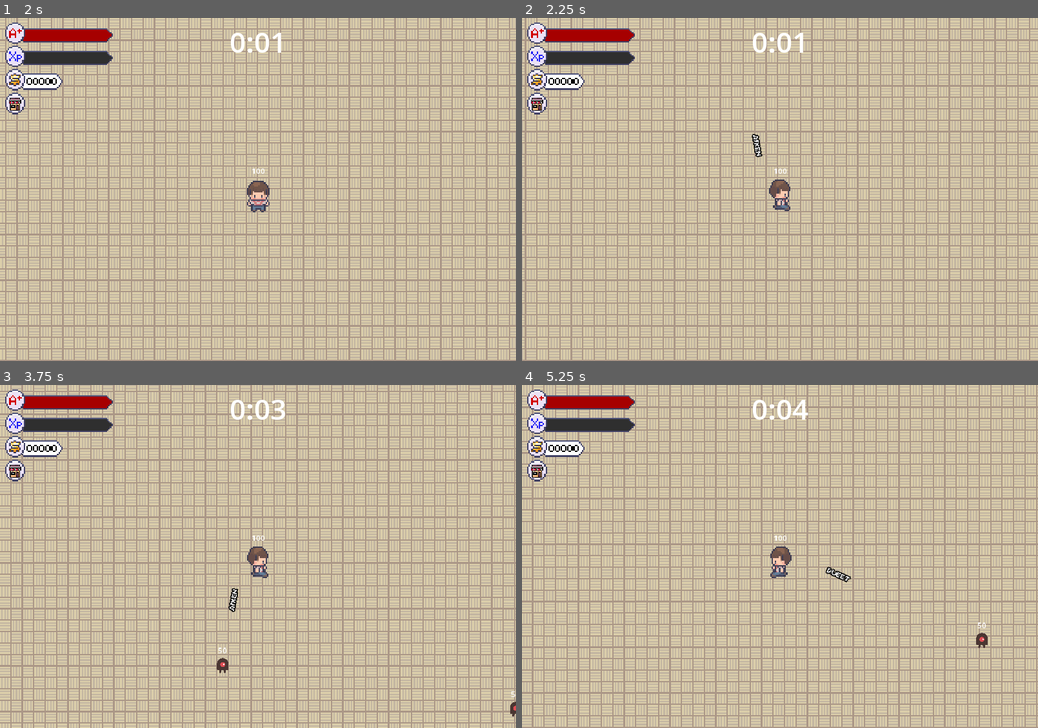
Above: before the commit, frames 1-4 (two rows, left to right).
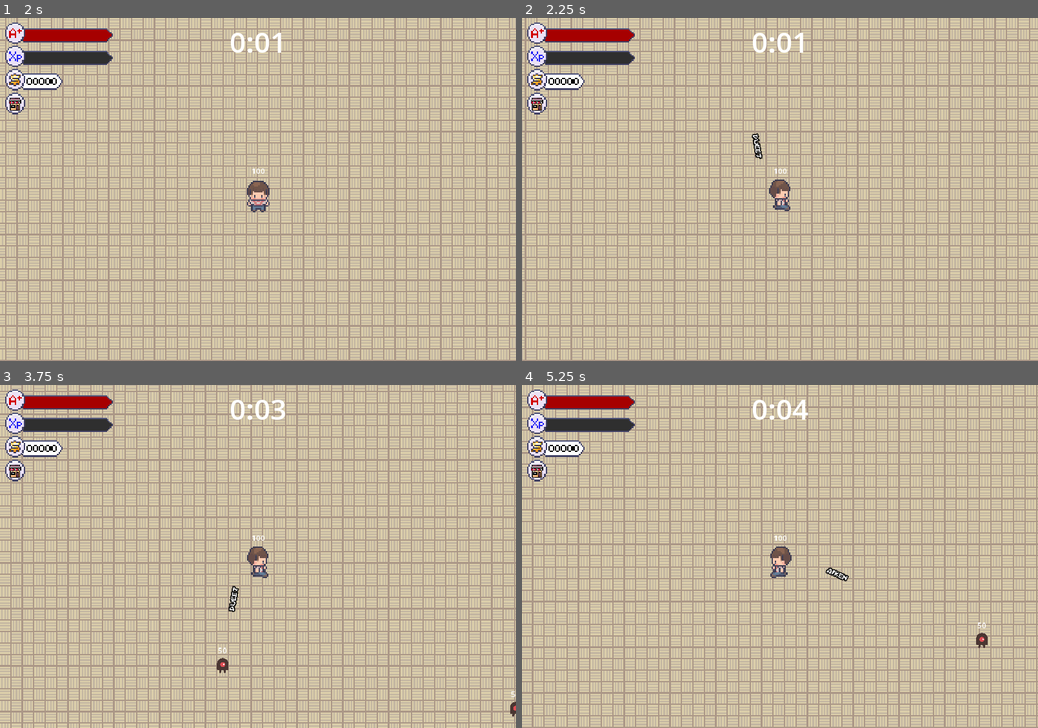
Above: after the commit, the same moments.

Repository: LimZiJia/SurviveTheSemester
Game: Godot game, scene res://scenes/ui/start_screen.tscn
The game is run twice, just before and just after one commit, with the same random seed, the same clock (stepped at 60 frames per second) and the same inputs.
Inputs (mouse positions are in pixels of both pictures, inside the frame that each line leads up to):
- Up to frame 1 (2 s): click "Start" at 0.5 s; click (15, 103) at 1.25 s
- Up to frame 2 (2.25 s): tap Enter at 2 s; move the mouse to (893, 172) at 2.02 s; hold D (move_right) from 2.03 s (still down); tap Space (attack) at 2.1 s
- Up to frame 3 (3.75 s): move the mouse to (154, 573) at 2.77 s; release D (move_right) at 2.78 s; hold S (move_down) 2.78-3.53 s; tap Space (attack) at 2.85, 3.6 s; move the mouse to (309, 481) at 3.52 s; hold D (move_right) from 3.53 s (still down)
- Up to frame 4 (5.25 s): move the mouse to (754, 625) at 4.27 s; release D (move_right) at 4.28 s; hold W (move_up) 4.28-5.03 s; tap Space (attack) at 4.35, 5.1 s; move the mouse to (934, 607) at 5.02 s; hold A (move_left) from 5.03 s (still down)

Frame 1 is identical in both runs. In frame 2, less than 0.1% of the frame differs, in the area x 44-47%, y 33-42%; in frame 3, less than 0.1%; in frame 4, less than 0.1%, in the area x 59-64%, y 52-58%.

Commit message:
Weapons now follow format
1) Renamed weapon scenes and scripts to [weapon_name]_weapon and [weapon_name]_weapon_controller. This will be the naming convention henceforth.
2) Added foreground layer to world. Henceforth, all weapons will spawn on this layer, ensuring they always appear above any player / enemy entities.

Diff:
--- a/scenes/game_object/player/player.gd
+++ b/scenes/game_object/player/player.gd
@@ -2,8 +2,6 @@
 extends CharacterBody2D
 
 signal dead
-
-enum { NORTH, EAST, SOUTH, WEST }
 
 @export var max_health := 100.0
 
--- a/scenes/game_object/player/player.tscn
+++ b/scenes/game_object/player/player.tscn
@@ -1,10 +1,10 @@
-[gd_scene load_steps=59 format=3 uid="uid://duuhgb0g62o2p"]
+[gd_scene load_steps=59 format=3 uid="uid://doivbebauk836"]
 
 [ext_resource type="Script" path="res://scenes/game_object/player/player.gd" id="1_7xkn6"]
 [ext_resource type="PackedScene" uid="uid://cibu2hpxo40hy" path="res://scenes/component/health_component.tscn" id="2_4xk1m"]
 [ext_resource type="PackedScene" uid="uid://bwqpi8jmxkdbd" path="res://scenes/component/velocity_component.tscn" id="2_i4ae5"]
 [ext_resource type="PackedScene" uid="uid://cs7ivlr47hqgi" path="res://scenes/component/hurtbox_component.tscn" id="3_4agu3"]
-[ext_resource type="PackedScene" uid="uid://cdrqtsb44hmfk" path="res://scenes/weapons/word/word.tscn" id="5_q2dig"]
+[ext_resource type="PackedScene" uid="uid://bgwhgewn87l0s" path="res://scenes/weapons/word/word_weapon_controller.tscn" id="5_q2dig"]
 [ext_resource type="Texture2D" uid="uid://542gp1vs0t0" path="res://scenes/game_object/player/player.png" id="8_voa7p"]
 
 [sub_resource type="RectangleShape2D" id="RectangleShape2D_c14a4"]
@@ -571,11 +571,15 @@
 position = Vector2(0, 16)
 shape = SubResource("RectangleShape2D_c14a4")
 
+[node name="WeaponManager" type="Node2D" parent="."]
+
+[node name="WordWeaponController" parent="WeaponManager" instance=ExtResource("5_q2dig")]
+
 [node name="Sprite2D" type="Sprite2D" parent="."]
 texture = ExtResource("8_voa7p")
 hframes = 56
 vframes = 20
-frame = 77
+frame = 75
 
 [node name="CollisionShape2D" type="CollisionShape2D" parent="."]
 position = Vector2(0, 33.5)
@@ -588,9 +592,6 @@
 offset_bottom = -27.0
 horizontal_alignment = 1
 vertical_alignment = 1
-
-[node name="Word" parent="." instance=ExtResource("5_q2dig")]
-cooldown = 1.0
 
 [node name="AnimationPlayer" type="AnimationPlayer" parent="."]
 libraries = {
--- a/scenes/weapons/word/word.tscn
+++ /dev/null
@@ -1,10 +0,0 @@
-[gd_scene load_steps=3 format=3 uid="uid://cdrqtsb44hmfk"]
-
-[ext_resource type="Script" path="res://scenes/weapons/word/word.gd" id="1_8lsmw"]
-[ext_resource type="PackedScene" uid="uid://cs7lk1agjk8bm" path="res://scenes/weapons/word/word_projectile.tscn" id="2_kxu1b"]
-
-[node name="Word" type="Node2D"]
-script = ExtResource("1_8lsmw")
-word_projectile_scene = ExtResource("2_kxu1b")
-
-[node name="CooldownTimer" type="Timer" parent="."]
--- a/scenes/weapons/word/word_projectile.gd
+++ b/scenes/weapons/word/word_weapon.gd
@@ -5,11 +5,12 @@
 
 const NAMES := [ "aiken", "dueet"]
 
-var direction := Vector2.ZERO
+var direction := Vector2.ZERO:
+	set = set_direction
 var velocity := Vector2.ZERO
 
-@onready var node = $Node2D
-@onready var label = $Node2D/Label
+@onready var visuals = $Visuals
+@onready var label = $Visuals/Label
 @onready var hitbox_component = $HitboxComponent
 @onready var impact_detector = $ImpactDetector
 @onready var despawn_timer = $DespawnTimer
@@ -17,23 +18,25 @@
 func _ready() -> void:
 	choose_name()
 	set_as_top_level(true)
+
+	impact_detector.body_entered.connect(_on_impact)
+	despawn_timer.timeout.connect(_on_timeout)
+	despawn_timer.start(1.0)
+
+
+func set_direction(given_direction: Vector2) -> void:
+	direction = given_direction
 	look_at(position + direction)
-
 	hitbox_component.knockback = knockback_factor * Vector2.from_angle(global_rotation)
 
 	var rot := fposmod(rotation_degrees, 360.0)
 
 	if (90.0 < rot and rot < 270.0):
-		node.rotation_degrees = 180.0
+		visuals.rotation_degrees = 180.0
 		label.set("offset_left", -label.get("offset_right"))
 		label.set("offset_right", 0.0)
 
 	velocity = max_speed * direction
-
-	impact_detector.body_entered.connect(_on_impact)
-	despawn_timer.timeout.connect(_on_timeout)
-	despawn_timer.start(1.0)
-
 
 func choose_name() -> void:
 	var idx := randi_range(0, 1)
@@ -48,5 +51,6 @@
 func _on_impact(_body) -> void:
 	queue_free()
 
+
 func _on_timeout() -> void:
 	queue_free()
--- a/scenes/weapons/word/word_projectile.tscn
+++ b/scenes/weapons/word/word_weapon.tscn
@@ -1,6 +1,6 @@
-[gd_scene load_steps=6 format=3 uid="uid://cs7lk1agjk8bm"]
+[gd_scene load_steps=6 format=3 uid="uid://cufkg4a6l1oe8"]
 
-[ext_resource type="Script" path="res://scenes/weapons/word/word_projectile.gd" id="1_anhv8"]
+[ext_resource type="Script" path="res://scenes/weapons/word/word_weapon.gd" id="1_anhv8"]
 [ext_resource type="FontFile" uid="uid://nskudpk8rqcw" path="res://scenes/weapons/word/Mario-Kart-DS.ttf" id="2_o0h4m"]
 [ext_resource type="PackedScene" uid="uid://bh7uyqbqidiur" path="res://scenes/component/hitbox_component.tscn" id="3_gyusg"]
 
@@ -10,12 +10,12 @@
 [sub_resource type="RectangleShape2D" id="RectangleShape2D_hxk1k"]
 size = Vector2(45, 12)
 
-[node name="Words" type="Node2D"]
+[node name="WordWeapon" type="Node2D"]
 script = ExtResource("1_anhv8")
 
-[node name="Node2D" type="Node2D" parent="."]
+[node name="Visuals" type="Node2D" parent="."]
 
-[node name="Label" type="Label" parent="Node2D"]
+[node name="Label" type="Label" parent="Visuals"]
 anchors_preset = 4
 anchor_top = 0.5
 anchor_bottom = 0.5
--- a/scenes/weapons/word/word.gd
+++ b/scenes/weapons/word/word_weapon_controller.gd
@@ -1,6 +1,6 @@
 extends Node2D
 
-@export var word_projectile_scene: PackedScene
+@export var word_weapon_scene: PackedScene
 @export_range(0.05, 10, 0.05) var cooldown := 0.05
 
 var can_attack := true
@@ -9,7 +9,7 @@
 
 
 func _ready():
-	cooldown_timer.timeout.connect(_on_cooldown_timer_timeout)
+	cooldown_timer.timeout.connect(on_cooldown_timer_timeout)
 
 
 
@@ -32,19 +32,21 @@
 	can_attack = false
 	cooldown_timer.start(cooldown)
 
-	var word_projectile := word_projectile_scene.instantiate()
-	word_projectile.position = global_position
-	word_projectile.direction = global_position.direction_to(mob.global_position)
-	add_child(word_projectile)
+	var word_weapon_instance := word_weapon_scene.instantiate()
+	var spawn_direction = global_position.direction_to(mob.global_position)
+
+	var foreground_layer := get_tree().get_first_node_in_group("foreground_layer") as Node2D
+	foreground_layer.add_child(word_weapon_instance)
+
+	word_weapon_instance.global_position = global_position
+	word_weapon_instance.direction = spawn_direction
 
 
 
 # Sets the can_attack variable to true so that
 # the player can attack again
-func _on_cooldown_timer_timeout() -> void:
+func on_cooldown_timer_timeout() -> void:
 	can_attack = true
-
-# Despawns the word after some time
 
 
 # Returns the nearest mob in the SceneTree, or null if
--- /dev/null
+++ b/scenes/weapons/word/word_weapon_controller.tscn
@@ -0,0 +1,11 @@
+[gd_scene load_steps=3 format=3 uid="uid://bgwhgewn87l0s"]
+
+[ext_resource type="Script" path="res://scenes/weapons/word/word_weapon_controller.gd" id="1_8lsmw"]
+[ext_resource type="PackedScene" uid="uid://cufkg4a6l1oe8" path="res://scenes/weapons/word/word_weapon.tscn" id="2_kxu1b"]
+
+[node name="WordWeaponController" type="Node2D"]
+script = ExtResource("1_8lsmw")
+word_weapon_scene = ExtResource("2_kxu1b")
+cooldown = 1.0
+
+[node name="CooldownTimer" type="Timer" parent="."]
--- a/scenes/world/world.tscn
+++ b/scenes/world/world.tscn
@@ -52,3 +52,5 @@
 
 [node name="RemoteTransform2D" type="RemoteTransform2D" parent="Entities/Player"]
 remote_path = NodePath("../../../Camera2D")
+
+[node name="Foreground" type="Node2D" parent="." groups=["foreground_layer"]]
Not shown: 1 places in scenes/world/world.tscn that only renumber resources
